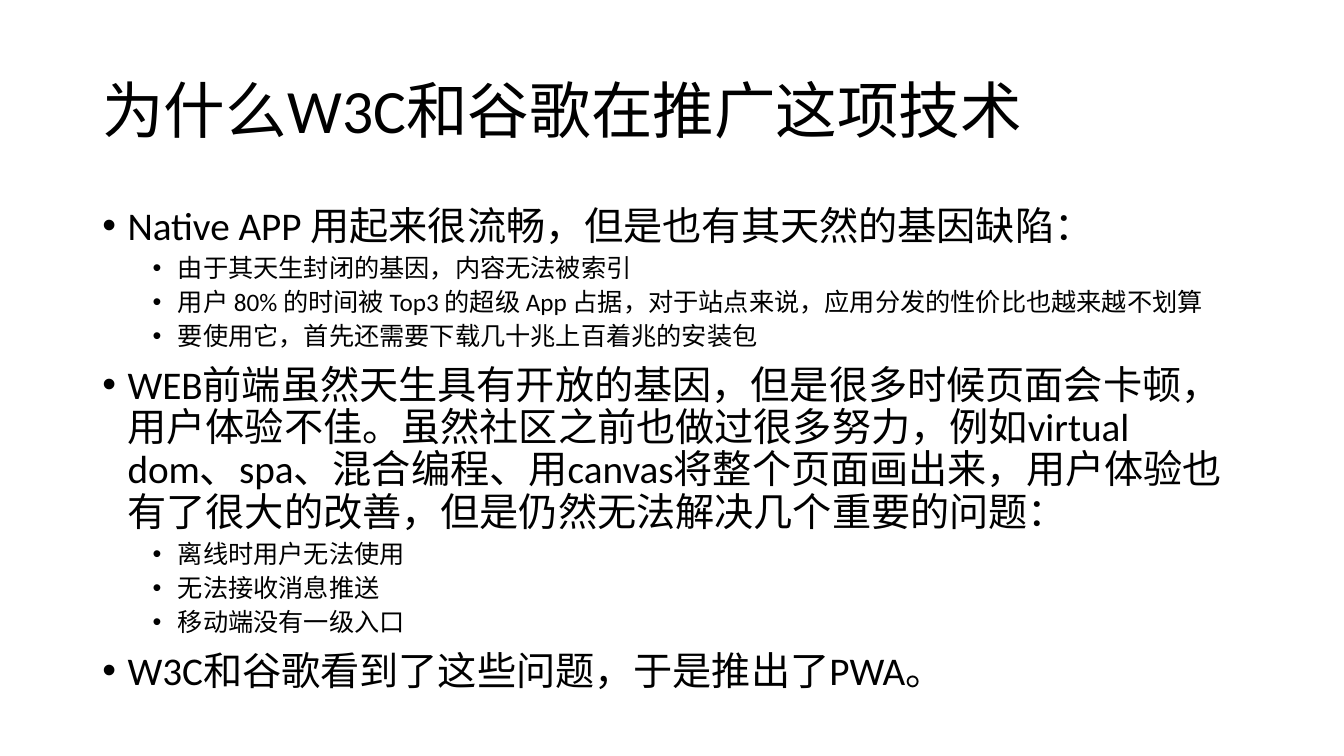
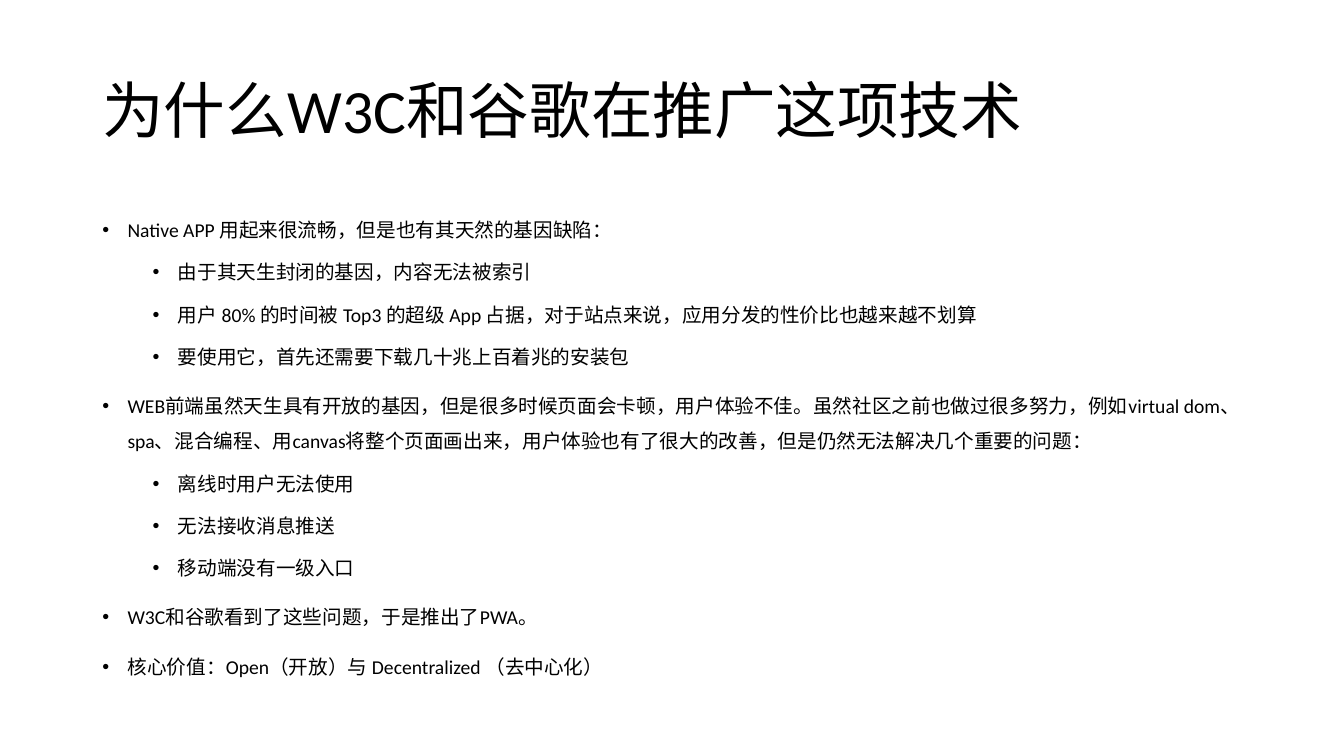
Before and after one commit to alanz2015/Study-Notes, a slide deck: slide 3 of Brief on PWA.pptx. Drawn at 1344x756 pixels with LibreOffice and Linux fonts; fonts in the diff are those of the drawing. Boxes give left, top, right and bottom in pixels: in the first picture for what was removed or moved away, otherwise in the second. Text is boxed around its words. In the diff, an @@ line names an element or a change of style, - is before the commit and + after.

```diff
--- a/Brief on PWA.pptx
+++ b/Brief on PWA.pptx
@@ text at [128, 220, 1240, 626]: size 28 to 14 pt in "Native APP 用起来很流畅，但是也有其天然的基因缺陷：", "WEB前端虽然天生具有开放的基因，但是很多时候页面会卡顿，用户体验不佳。虽然社区之前也做过很多努力，例如virtual  ...", "W3C和谷歌看到了这些问题，于是推出了PWA。"; size 18 to 14 pt in "由于其天生封闭的基因，内容无法被索引", "用户 80% 的时间被 Top3 的超级 App 占据，对于站点来说，应用分发的性价比也越来越不划算", "要使用它，首先还需要下载几十兆上百着兆的安装包", "离线时用户无法使用" and 2 more places; line spacing 0.9 to 1.5 @@
@@ text at [128, 657, 603, 677]: paragraph added @@
+• 核心价值：Open（开放）与 Decentralized （去中心化）
```
Also in this commit, not shown: 1 other file.
